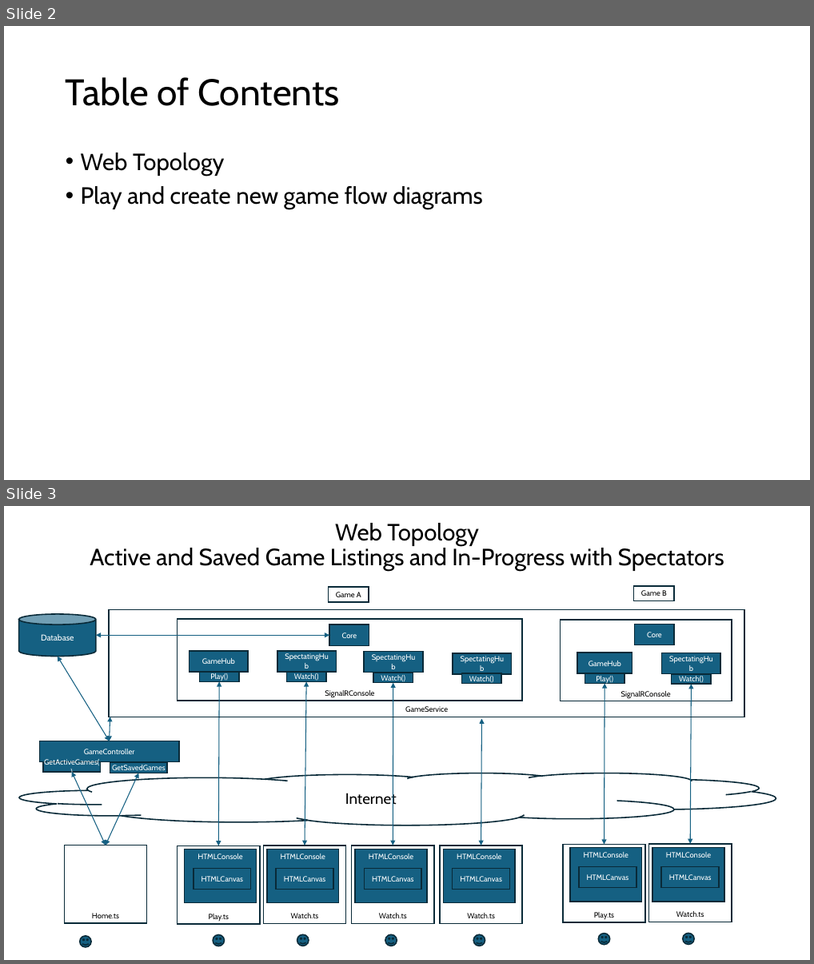
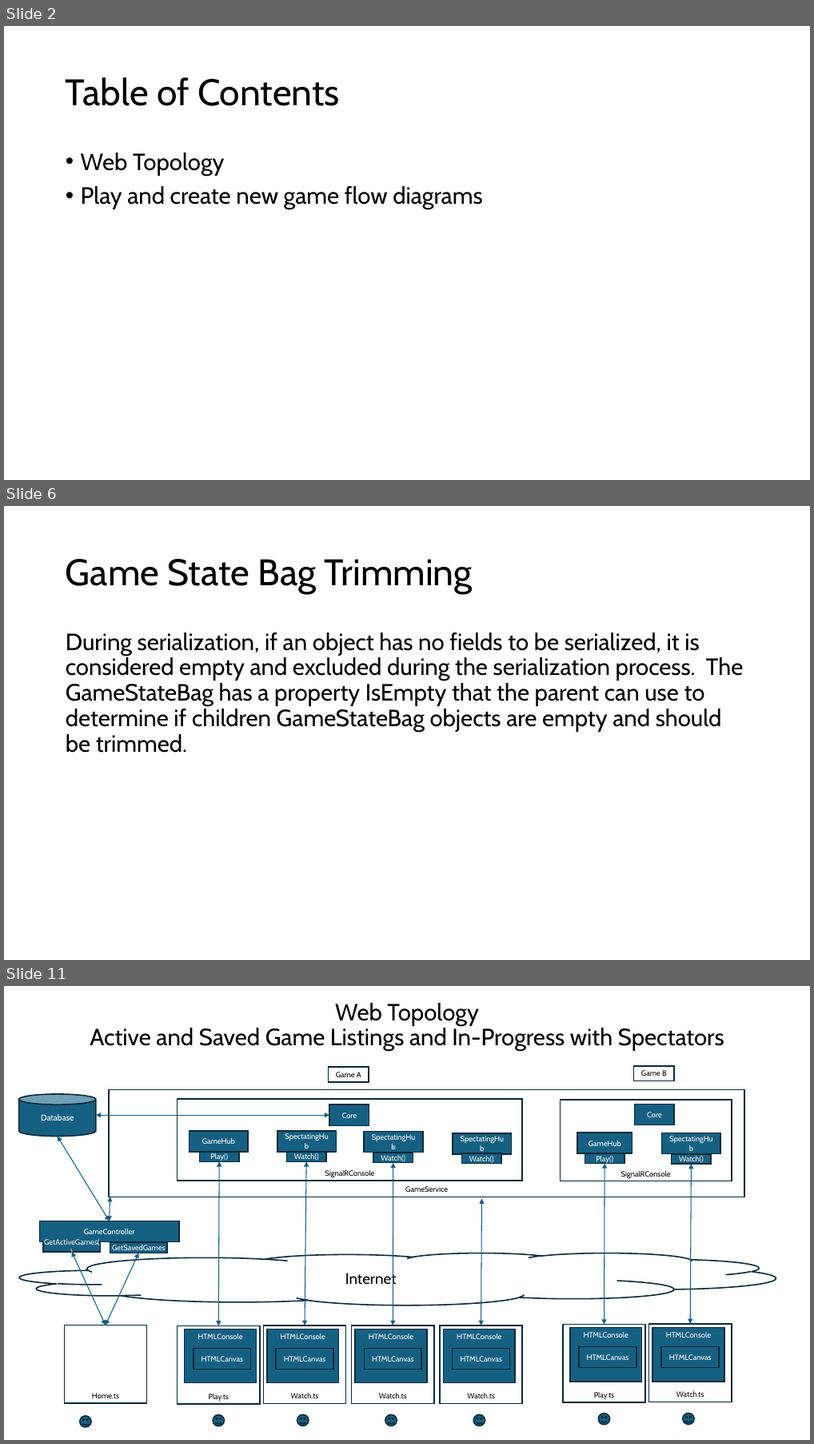
Before and after one commit to marcjohnston/AngbandOS, a slide deck: Documents/Object Property Design and Binding.pptx. Shown one above the other, each under a label of ours: slides 2 and 3 before the commit, slides 2, 6 and 11 after it; the slides between them are not shown. The pictures are 814x964 and 814x1444 pixels, drawn with LibreOffice and Linux fonts; fonts in the diff are those of the drawing. Boxes give left, top, right and bottom in pixels: in the first picture for what was removed or moved away, otherwise in the second. Text is boxed around its words. In the diff, an @@ line names an element or a change of style, - is before the commit and + after.

Commit message:
Updated the Powerpoint with serialization details.

```diff
--- a/Documents/Object Property Design and Binding.pptx
+++ b/Documents/Object Property Design and Binding.pptx
@@ slide 6 added at (4, 506, 810, 960), background #FFFFFF @@
@@ title added at (66, 559, 473, 594), 44 pt, text #000000 @@
+Game State Bag Trimming
@@ text added at (66, 632, 743, 752), 28 pt, text #000000 @@
+During serialization, if an object has no fields to be serialized, it is considered empty and excluded during the serialization process. The GameStateBag has a property IsEmpty that the parent can use to determine if children GameStateBag objects are empty and should be trimmed.
@@ what was slide 3 is now slide 11 @@
```
Also in this commit, not shown: 7 other slides added, 1 other file.
